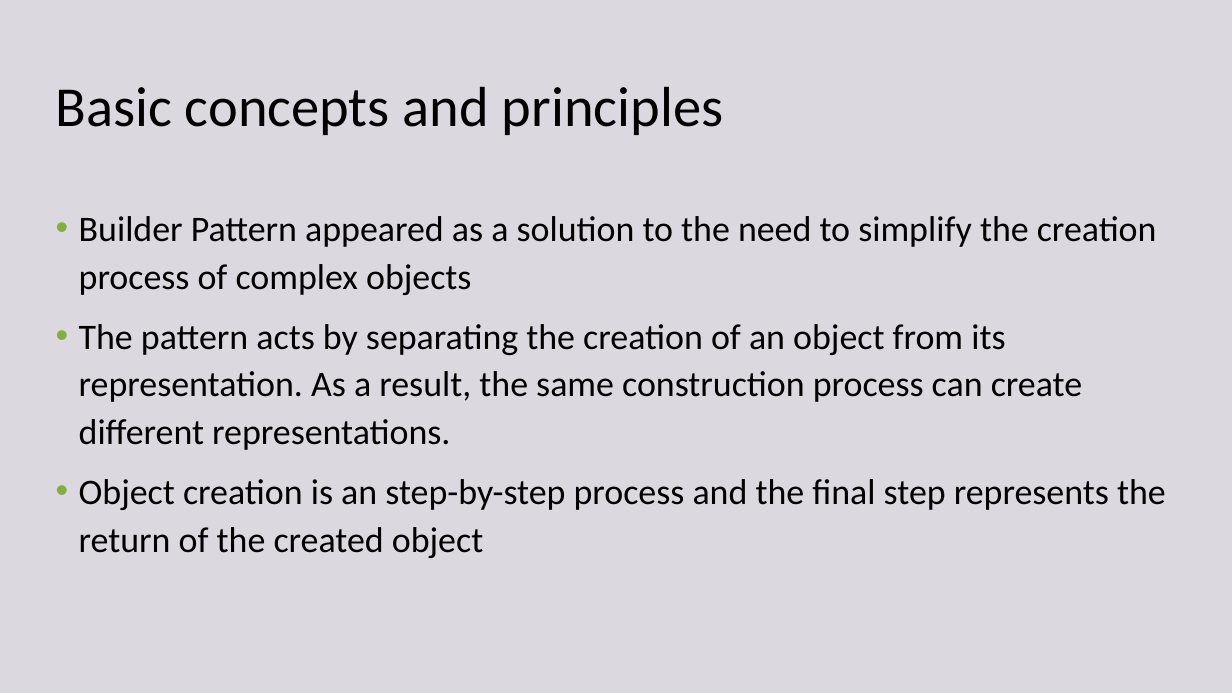
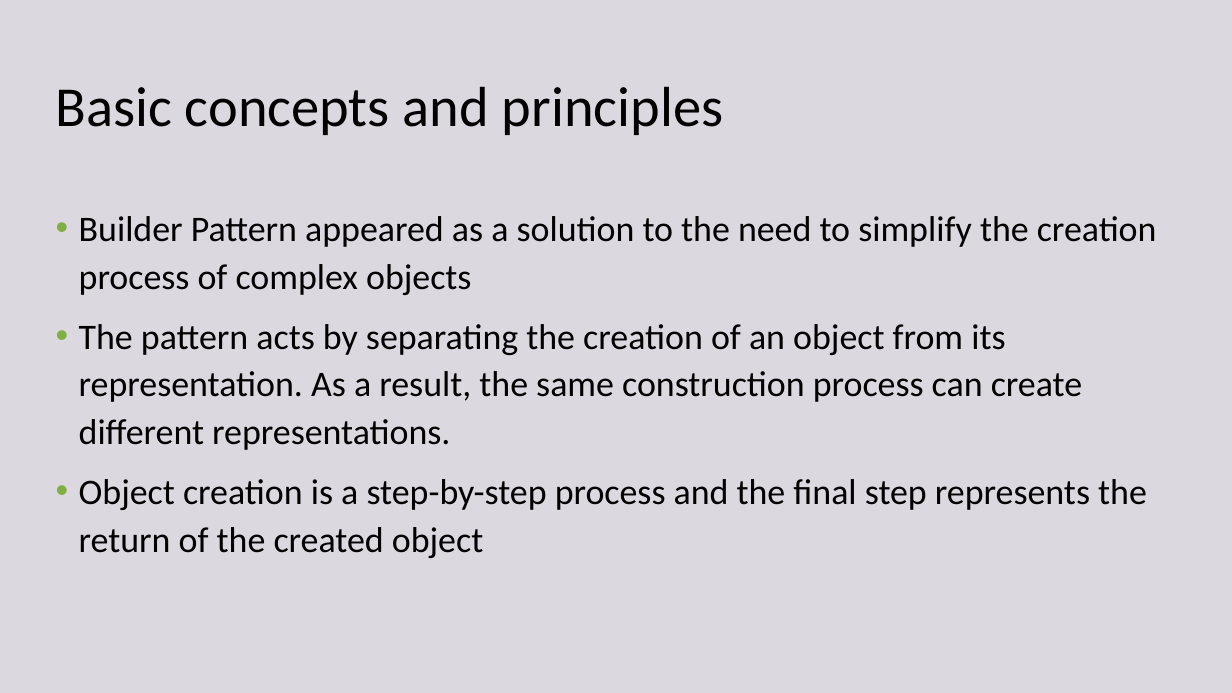
Before and after one commit to albcristi/DesignPatternsGroupProject, a slide deck: slide 2 of Builder Pattern.odp. Drawn at 1232x693 pixels with LibreOffice and Linux fonts; fonts in the diff are those of the drawing; background and template pictures are left out. Boxes give left, top, right and bottom in pixels: in the first picture for what was removed or moved away, otherwise in the second. Text is boxed around its words. In the diff, an @@ line names an element or a change of style, - is before the commit and + after.

```diff
--- a/Builder Pattern.odp
+++ b/Builder Pattern.odp
@@ text at (x1=79, y1=479, x2=1147, y2=558): text changed @@
-• Object creation is an step-by-step process and the final step represents the return of the created object
+• Object creation is a step-by-step process and the final step represents the return of the created object
```
